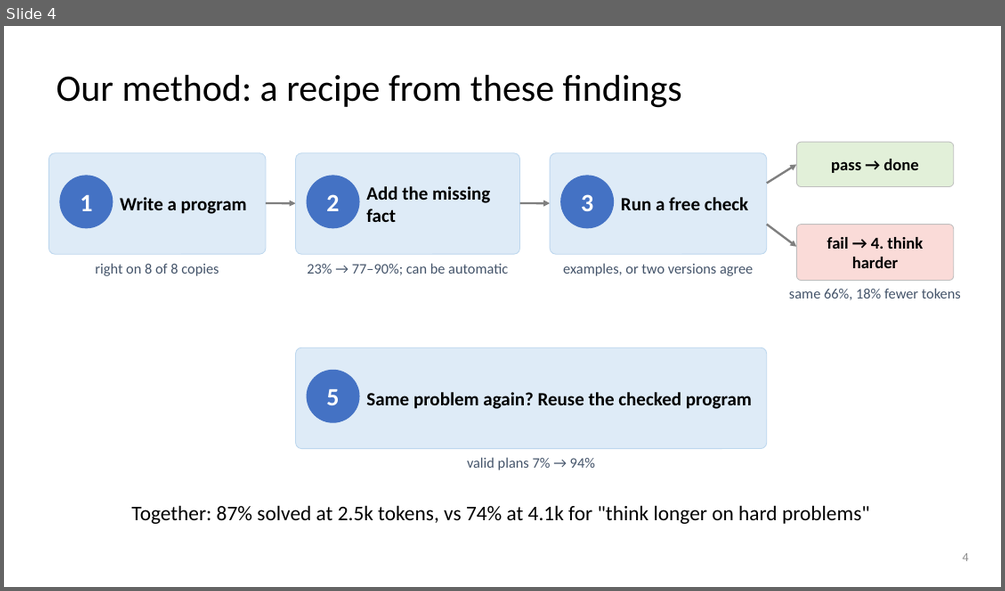
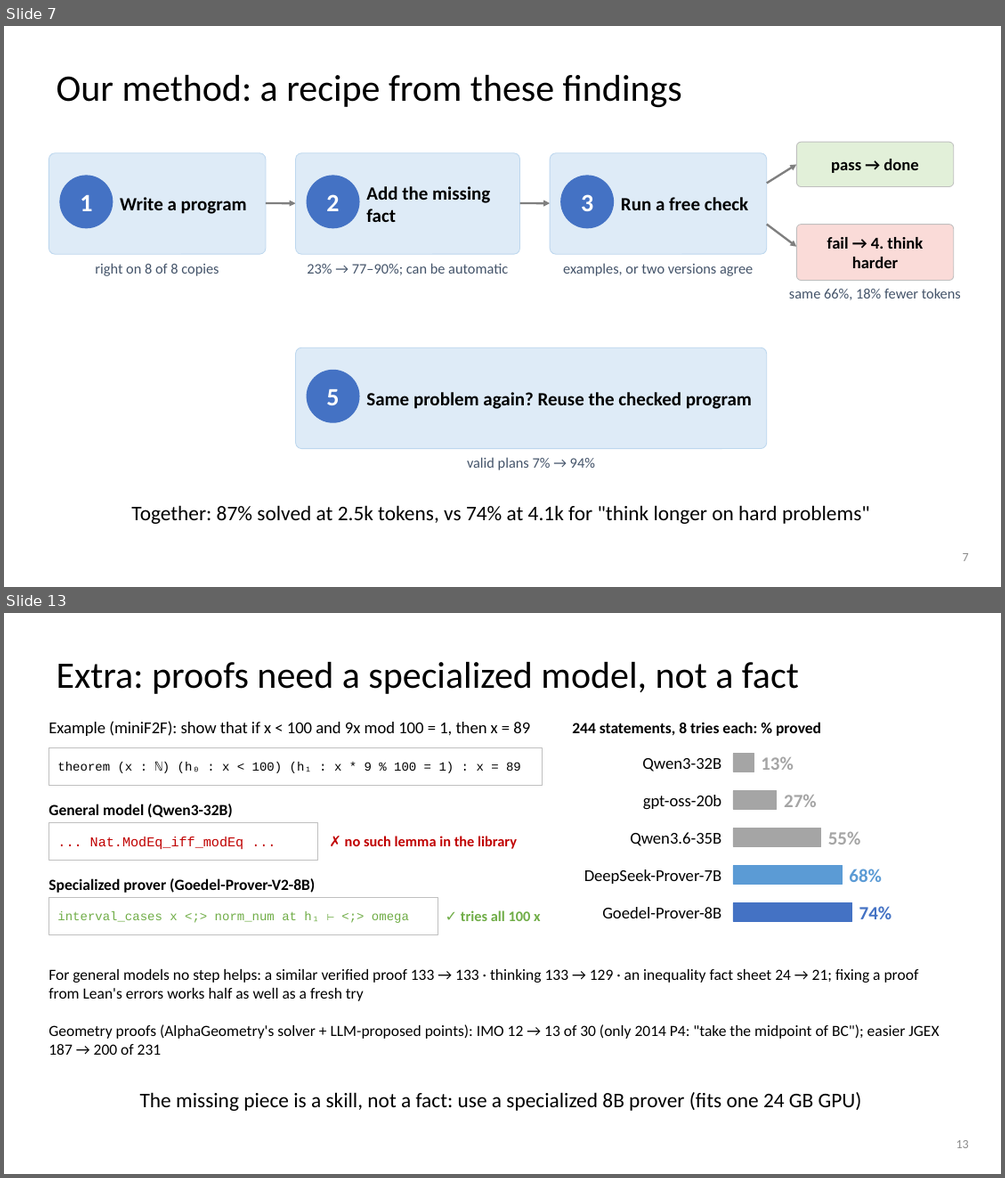
Before and after one commit to dlwns147/CSED490E_Project_Team5, a slide deck: PROPOSAL_slides.pptx. Shown one above the other, each under a label of ours: slide 4 before the commit, slides 7 and 13 after it; the slides between them are not shown. The pictures are 1005x591 and 1005x1178 pixels, drawn with LibreOffice and Linux fonts; fonts in the diff are those of the drawing. Boxes give left, top, right and bottom in pixels: in the first picture for what was removed or moved away, otherwise in the second. Text is boxed around its words. In the diff, an @@ line names an element or a change of style, - is before the commit and + after.

```diff
--- a/PROPOSAL_slides.pptx
+++ b/PROPOSAL_slides.pptx
@@ slide 13 added at [4,613,1001,1174], background #FFFFFF @@
@@ title added at [57,662,799,694], 36 pt, text #000000 @@
+Extra: proofs need a specialized model, not a fact
@@ text added at [48,721,530,736], 16 pt, text #000000 @@
+Example (miniF2F): show that if x < 100 and 9x mod 100 = 1, then x = 89
@@ text added at [572,722,821,736], 15 pt, text #000000, bold @@
+244 statements, 8 tries each: % proved
@@ rectangle added at [48,747,542,785], fill #FFFFFF, outline #BFBFBF 0.75 pt @@
@@ text added at [57,762,521,773], 12 pt, text #000000 @@
+theorem (x : ℕ) (h₀ : x < 100) (h₁ : x * 9 % 100 = 1) : x = 89
@@ text added at [642,758,721,771], 16 pt, text #000000 @@
+Qwen3-32B
@@ rectangle added at [733,754,753,772], fill #A5A5A5, outline #A5A5A5 0.5 pt @@
@@ text added at [760,756,793,770], 18 pt, text #A5A5A5, bold @@
+13%
@@ text added at [643,795,721,809], 16 pt, text #000000 @@
+gpt-oss-20b
@@ rectangle added at [733,791,777,810], fill #A5A5A5, outline #A5A5A5 0.5 pt @@
@@ text added at [784,795,817,807], 18 pt, text #A5A5A5, bold @@
+27%
@@ text added at [48,803,233,818], 15 pt, text #000000, bold @@
+General model (Qwen3-32B)
@@ rectangle added at [48,822,318,860], fill #FFFFFF, outline #BFBFBF 0.75 pt @@
@@ text added at [90,836,244,849], 13 pt, text #C00000 @@
+... Nat.ModEq_iff_modEq ...
@@ text added at [345,835,517,849], 14 pt, text #C00000, bold @@
+✗ no such lemma in the library
@@ text added at [630,832,721,846], 16 pt, text #000000 @@
+Qwen3.6-35B
@@ rectangle added at [733,828,821,847], fill #A5A5A5, outline #A5A5A5 0.5 pt @@
@@ text added at [828,831,861,844], 18 pt, text #A5A5A5, bold @@
+55%
@@ text added at [48,878,315,892], 15 pt, text #000000, bold @@
+Specialized prover (Goedel-Prover-V2-8B)
@@ text added at [584,869,721,884], 16 pt, text #000000 @@
+DeepSeek-Prover-7B
@@ rectangle added at [733,866,841,884], fill #5B9BD5, outline #5B9BD5 0.5 pt @@
@@ text added at [849,868,882,882], 18 pt, text #5B9BD5, bold @@
+68%
@@ rectangle added at [48,897,437,934], fill #FFFFFF, outline #BFBFBF 0.75 pt @@
@@ rectangle added at [733,903,852,922], fill #4472C4, outline #4472C4 0.5 pt @@
@@ text added at [859,906,892,919], 18 pt, text #4472C4, bold @@
+74%
@@ text added at [57,911,409,923], 12 pt, text #70AD47 @@
+interval_cases x <;> norm_num at h₁ ⊢ <;> omega
@@ text added at [461,910,540,921], 14 pt, text #70AD47, bold @@
+✓ tries all 100 x
@@ text added at [602,907,721,918], 16 pt, text #000000 @@
+Goedel-Prover-8B
@@ text added at [48,969,919,1001], 15 pt, text #000000 @@
+For general models no step helps: a similar verified proof 133 → 133 · thinking 133 → 129 · an inequality fact sheet 24 → 21; fixing a proof from Lean's errors works half as well as a fresh try
@@ text added at [48,1024,938,1054], 15 pt, text #000000 @@
+Geometry proofs (AlphaGeometry's solver + LLM-proposed points): IMO 12 → 13 of 30 (only 2014 P4: "take the midpoint of BC"); easier JGEX 187 → 200 of 231
@@ text added at [140,1092,862,1111], 20 pt, text #000000 @@
+The missing piece is a skill, not a fact: use a specialized 8B prover (fits one 24 GB GPU)
@@ page number added at [956,1140,969,1148], 12 pt, text #8C8C8C @@
+13
@@ what was slide 4 is now slide 7 @@
@@ page number at [963,553,969,561]: text changed @@
-4
+7
```
Also in this commit, not shown: 3 slides changed, 10 other slides added, 1 slide removed, 4 other files.
